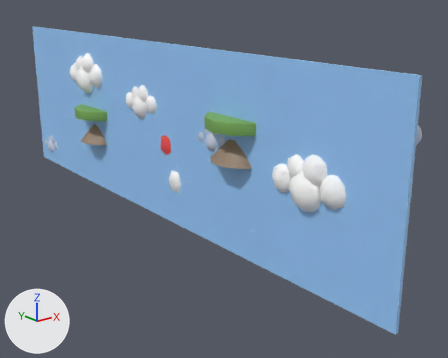
The FBX model blender/export/BackdropSky.fbx: old version first, new version second.
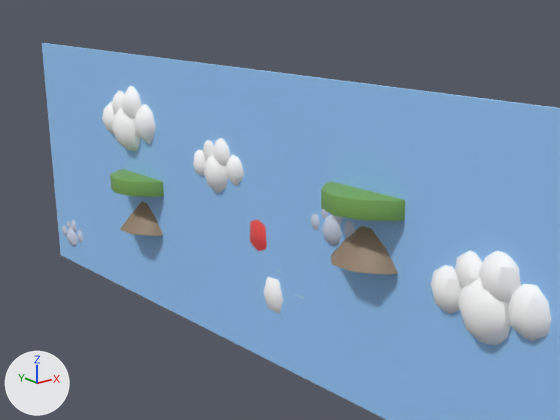
Each version appears first whole from a 50 mm camera at (-44.7, -69.8, 31.1) aimed at (6.1, -6.4, 5.7), and next in a close-up on the part from 1% to 78% of the width and 0% to 72% of the height. Arrows for +X, +Y and +Z are at lower left; the lights stay in place. The older version's two pictures come first. Vertices at exactly the same position are counted once.

Objects in the first close-up: 'BackdropSky'.
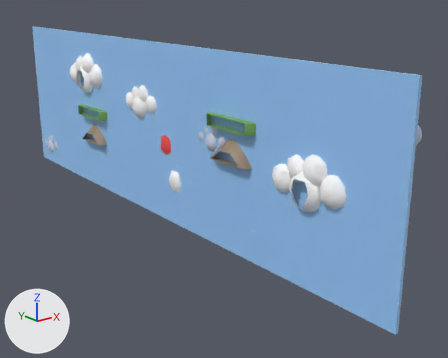
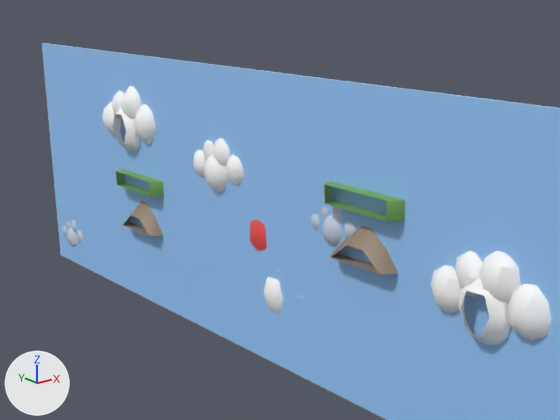
Where the change shows, as pixel boxes (x1, y1, x2, y2) in the close-ups (560 x 420 px):
part 1 of me_cube, cut back: before (110, 108, 163, 236); after (113, 108, 163, 236)
part 2 of me_cube, cut back: before (321, 181, 505, 345); after (324, 181, 505, 345)

What changed in the scene script:
```text
Change me_cube:
    used by ob_backdropsky; location = (0.0, 0.0, 0.0)
    remove me_cube.from_pydata(...)  # 3248 vertices, 6252 faces; spans x -3.3..5.7, y -40.0..40.0, z 0.0..24.0
    add me_cube.from_pydata(...)  # 3360 vertices, 6276 faces; spans x -1.5..4.0, y -40.0..40.0, z 0.0..24.0
    me_cube part 1: 1 vertex moved from x -2.6, y 19.2, z 7.4 to x -1.5, y 20.7, z 7.4; 53 vertices removed from x -3.3..5.7, y 15.8..20.9, z 7.4..18.4; 110 vertices added at x -1.5..4.0, y 14.6..21.4, z 7.4..18.4
    me_cube part 2: 1 vertex moved from x -2.6, y -14.8, z 11.4 to x -1.5, y -13.3, z 11.4; 53 vertices removed from x -3.3..5.7, y -28.7..-13.8, z 9.7..16.7; 108 vertices added at x -1.5..4.0, y -29.3..-12.6, z 9.7..16.7
```
